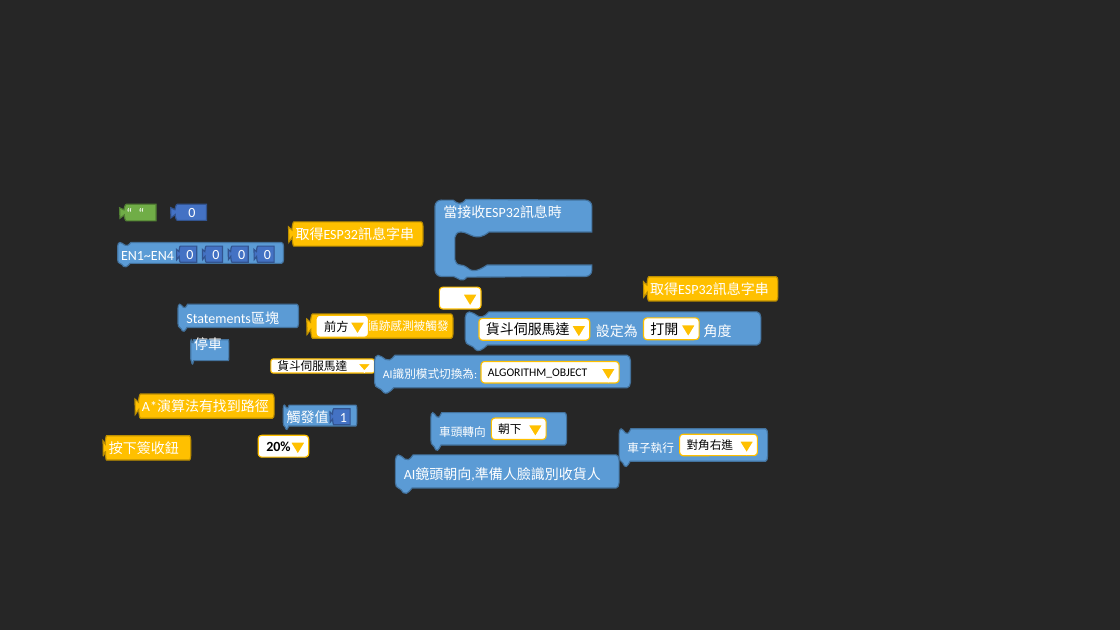
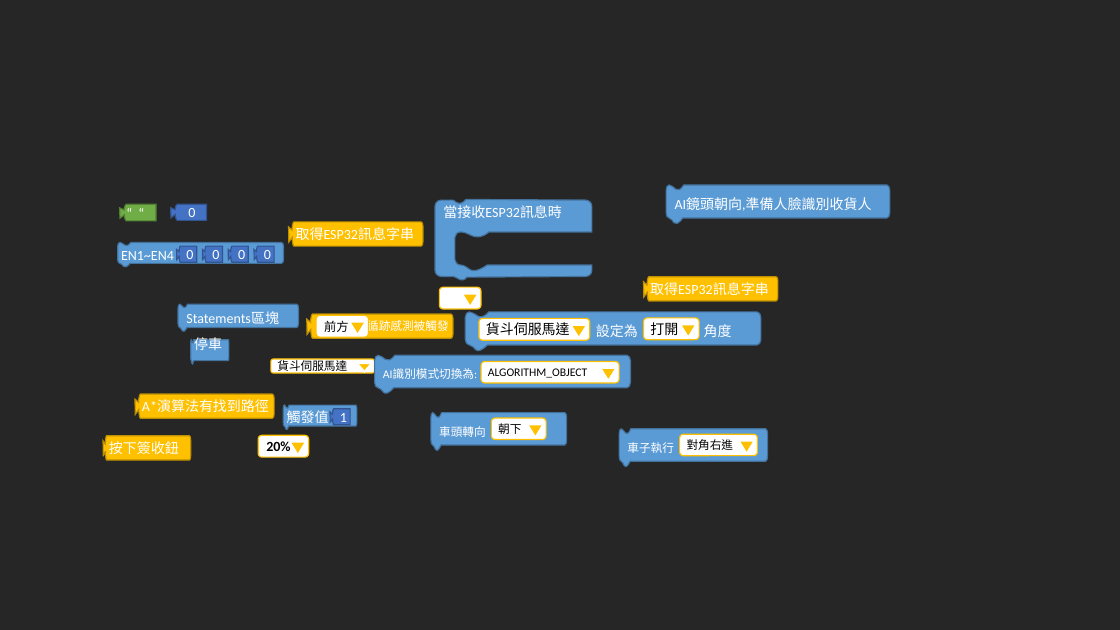
Before and after one commit to kingofamani/Arduino, a slide deck: slide 2 of tools/myCustomBlockly/iMi/block.pptx. Drawn at 1120x630 pixels with LibreOffice and Linux fonts; fonts in the diff are those of the drawing. Boxes give left, top, right and bottom in pixels: in the first picture for what was removed or moved away, otherwise in the second. Text is boxed around its words. In the diff, an @@ line names an element or a change of style, - is before the commit and + after.

```diff
--- a/tools/myCustomBlockly/iMi/block.pptx
+++ b/tools/myCustomBlockly/iMi/block.pptx
@@ freeform shape "AI鏡頭朝向,準備人臉識別收貨人": place and size @@
-freeform shape "AI鏡頭朝向,準備人臉識別收貨人" at (396,455,619,494)
+freeform shape "AI鏡頭朝向,準備人臉識別收貨人" at (666,185,890,223)
```
Also in this commit, not shown: 1 slide added, 1 slide removed, 4 other files.
